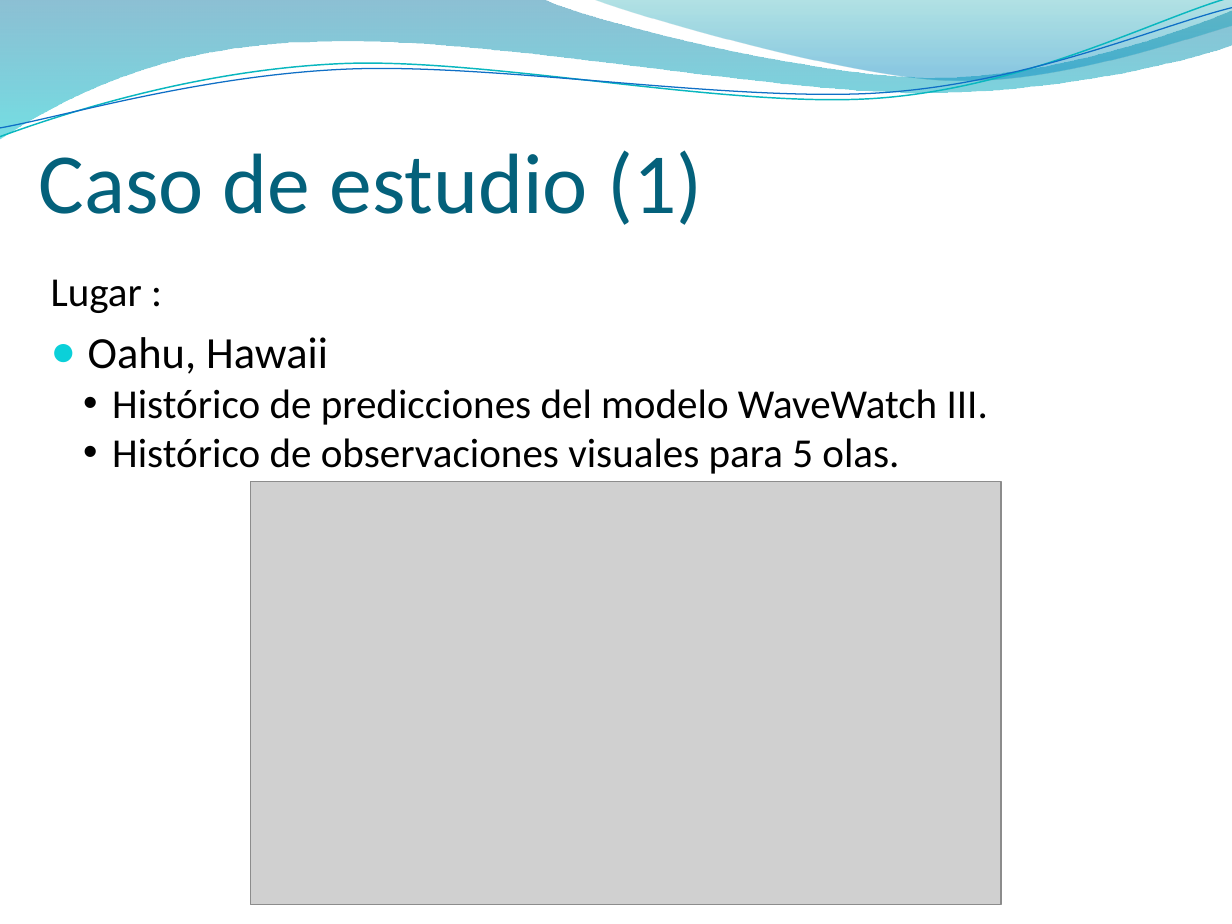
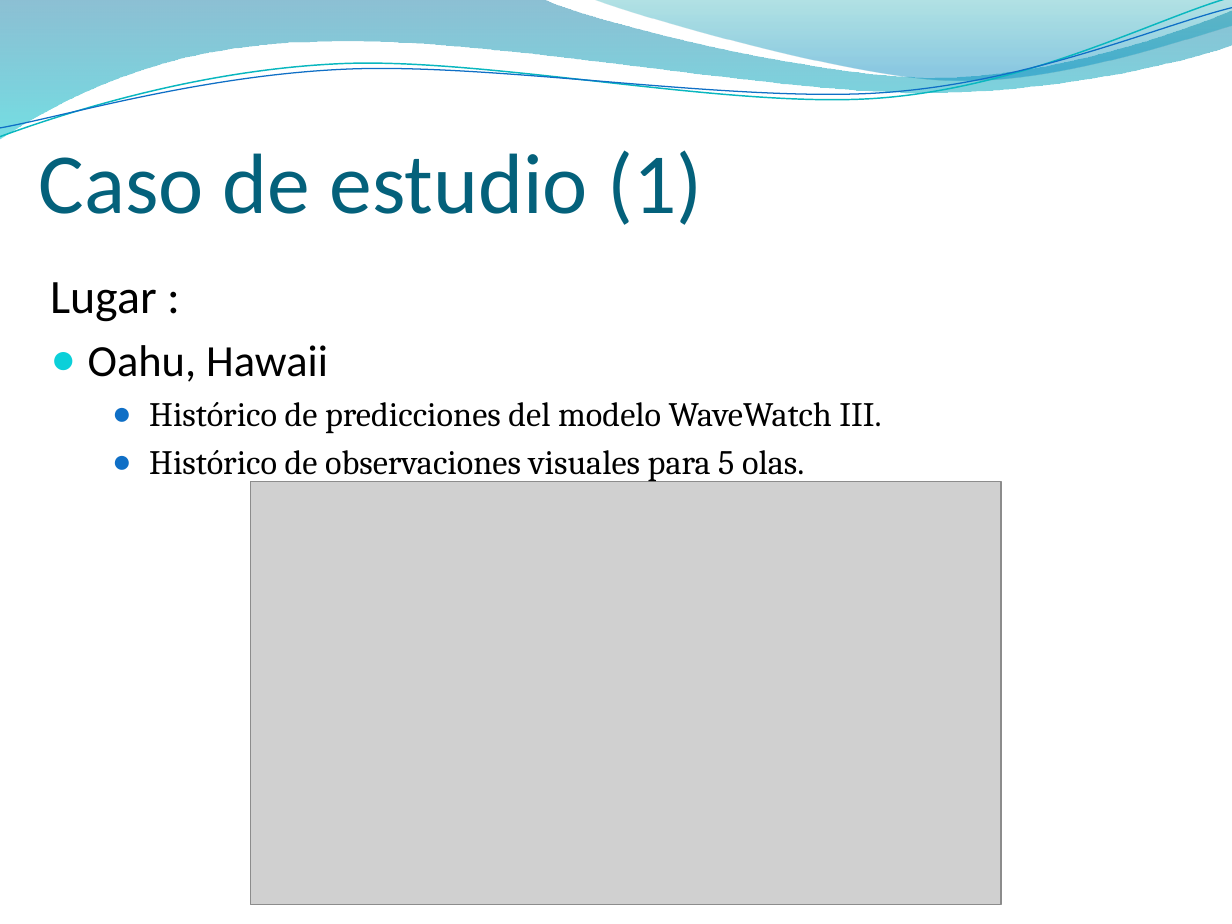
Before and after one commit to jaffadog/neuralito, a slide deck: slide 23 of neuralito/ArfGen/docs/Entregas/Informe Final/presentacion/esteban2.pptx. Drawn at 1232x924 pixels with LibreOffice and Linux fonts; fonts in the diff are those of the drawing; grey boxes stand for pictures; background and template pictures are left out. Boxes give left, top, right and bottom in pixels: in the first picture for what was removed or moved away, otherwise in the second. Text is boxed around its words. In the diff, an @@ line names an element or a change of style, - is before the commit and + after.

```diff
--- a/neuralito/ArfGen/docs/Entregas/Informe Final/presentacion/esteban2.pptx
+++ b/neuralito/ArfGen/docs/Entregas/Informe Final/presentacion/esteban2.pptx
@@ text at bbox=[51, 282, 881, 483]: size 24 to 28 pt in "Lugar :"; size 24 to 20 pt, font Calibri to Cambria in "Histórico de predicciones del modelo WaveWatch III.", "Histórico de observaciones visuales para 5 olas."; bullet • to ●; more space between paragraphs @@
```
Also in this commit, not shown: 8 other slides changed.
